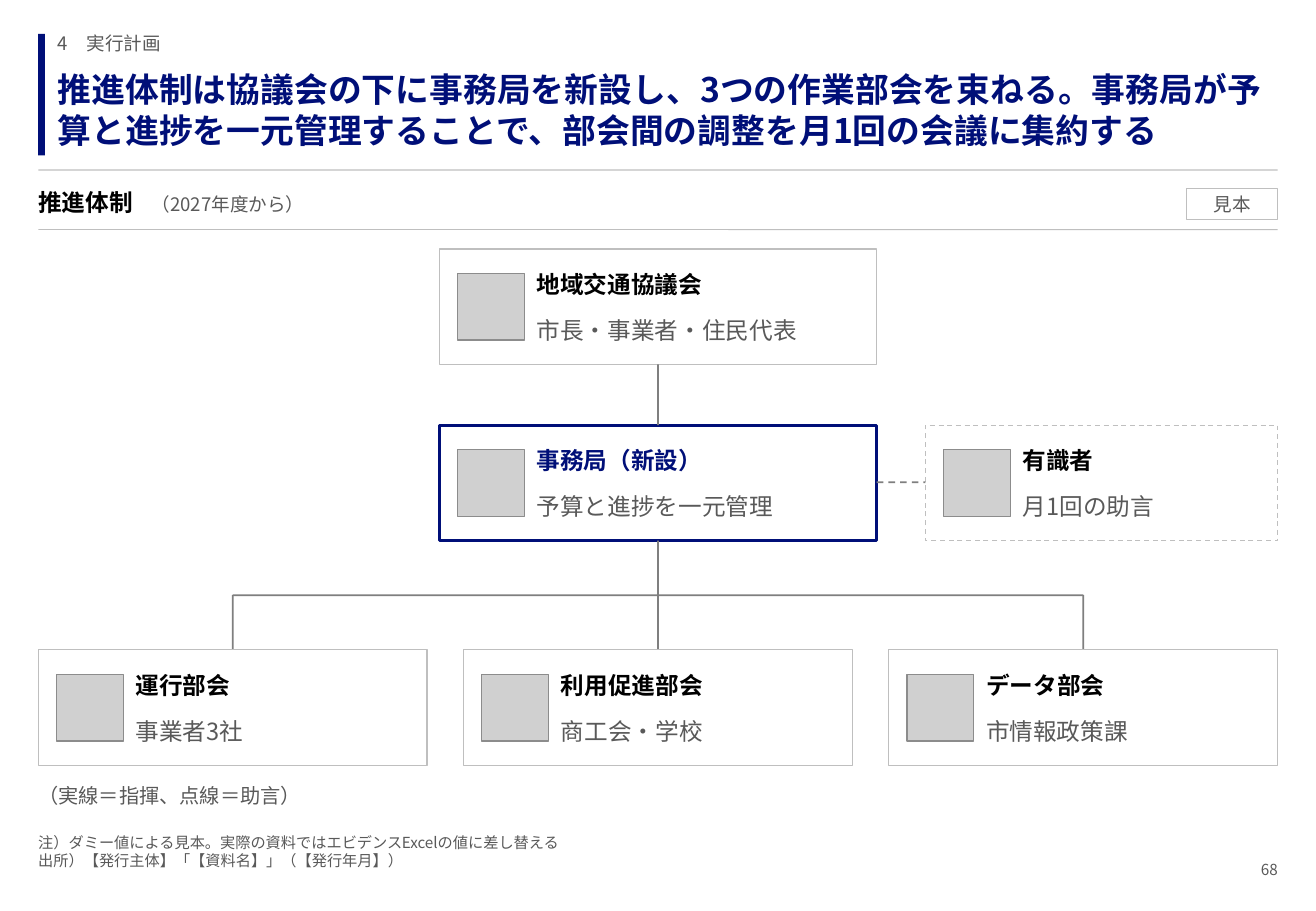
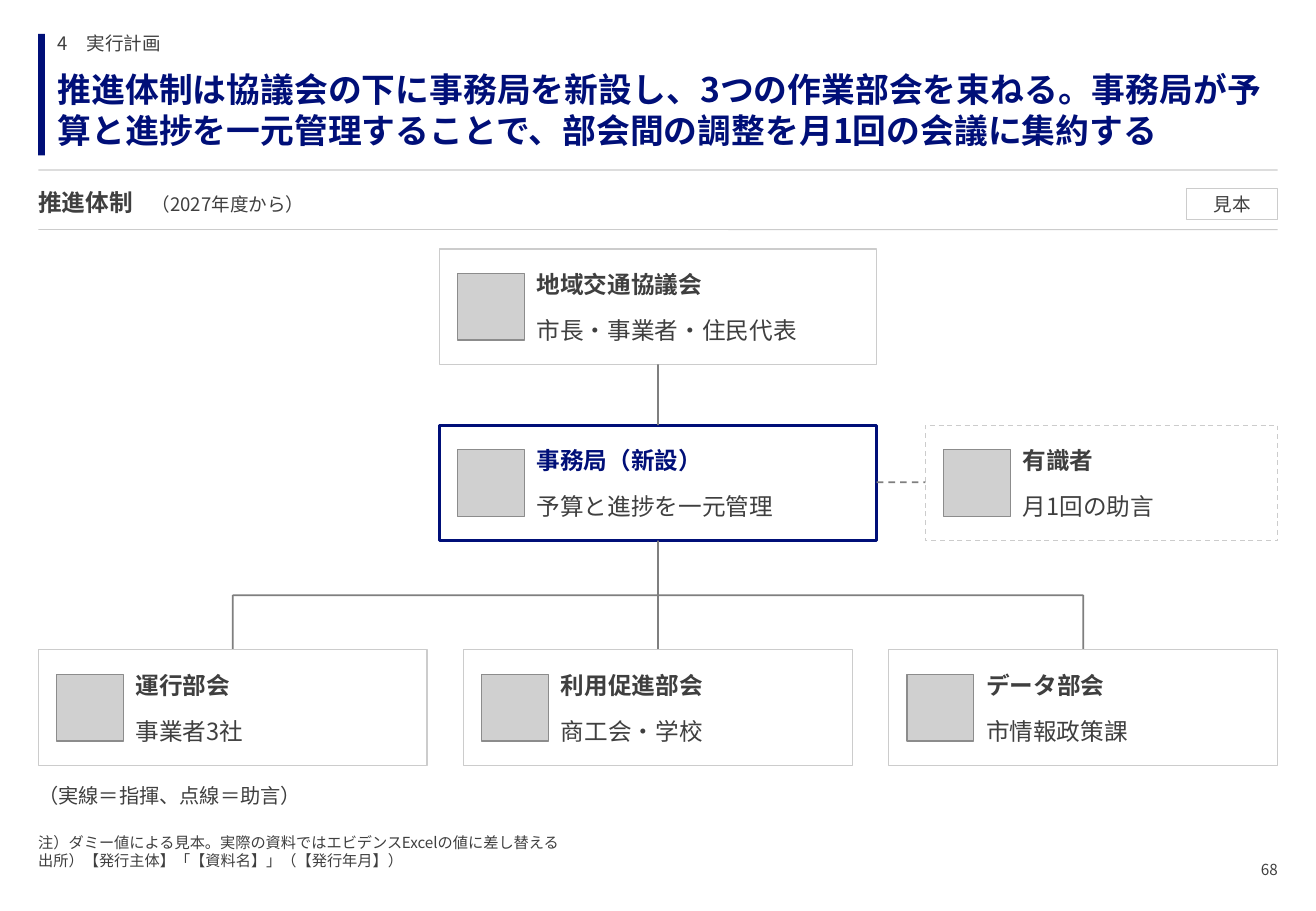
Before and after one commit to GontaHH/slide_builder, a slide deck: slide 68 of patterns/pattern-deck.pptx. Drawn at 1316x911 pixels with LibreOffice and Linux fonts; fonts in the diff are those of the drawing; grey boxes stand for pictures. Boxes give left, top, right and bottom in pixels: in the first picture for what was removed or moved away, otherwise in the second. Text is boxed around its words. In the diff, an @@ line names an element or a change of style, - is before the commit and + after.

```diff
--- a/patterns/pattern-deck.pptx
+++ b/patterns/pattern-deck.pptx
@@ text "推進体制 （2027年度から）" at [38, 191, 305, 213]: text colour #000000 to #3F3F3F in "推進体制"; text colour #595959 to #3F3F3F in "（2027年度から）" @@
@@ rectangle "見本" at [1187, 188, 1278, 220]: text colour #595959 to #3F3F3F; outline #BFBFBF 0.75 pt to #CCCCCC 0.75 pt @@
@@ rectangle at [926, 425, 1278, 541]: outline #BFBFBF 0.75 pt dashed to #CCCCCC 0.75 pt dashed @@
@@ outline #BFBFBF 0.75 pt to #CCCCCC 0.75 pt in 4 elements at [440, 249, 877, 365], [39, 650, 428, 766], [464, 650, 853, 766], [889, 650, 1278, 766] @@
@@ text colour #000000 to #3F3F3F in 5 elements at [536, 273, 702, 295], [1023, 449, 1094, 471], [135, 674, 230, 696], [561, 674, 703, 696], [986, 673, 1104, 696] @@
@@ text colour #595959 to #3F3F3F in 10 elements at [58, 34, 161, 52], [38, 835, 559, 868], [1261, 863, 1278, 875], [536, 319, 796, 341], [536, 495, 773, 517], [1023, 495, 1154, 517], [135, 720, 243, 742], [561, 720, 703, 742], [986, 720, 1128, 742], [38, 786, 301, 805] @@
```
Also in this commit, not shown: 104 other slides changed, 12 other files.
